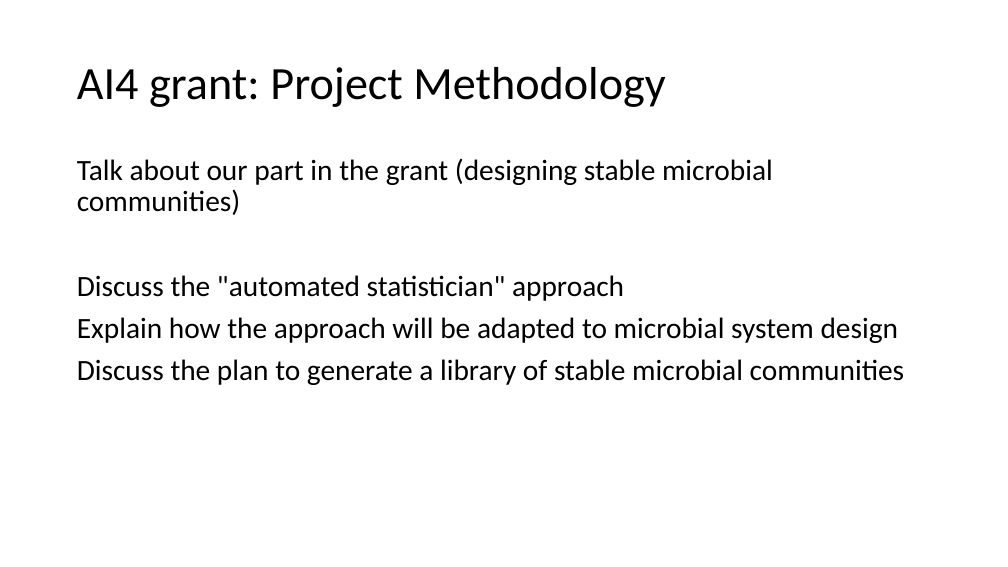
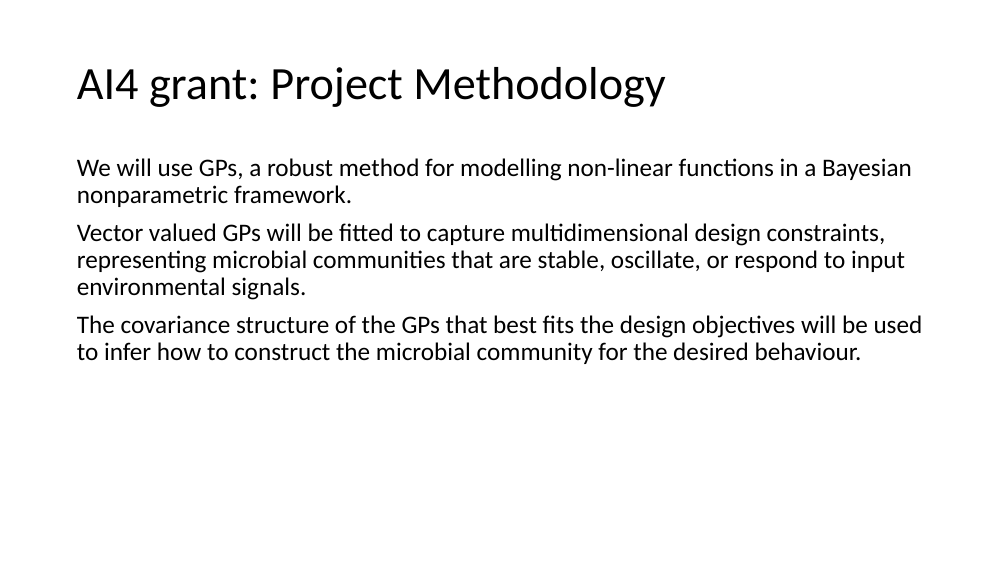
Before and after one commit to Fontanapink/GPs, a slide deck: slide 10 of GPRCommunities.pptx (slide 9 before the commit). Drawn at 1008x567 pixels with LibreOffice and Linux fonts; fonts in the diff are those of the drawing. Boxes give left, top, right and bottom in pixels: in the first picture for what was removed or moved away, otherwise in the second. Text is boxed around its words. In the diff, an @@ line names an element or a change of style, - is before the commit and + after.

```diff
--- a/GPRCommunities.pptx
+++ b/GPRCommunities.pptx
@@ text at [77,158,923,364]: text changed; size 28 to 24 pt @@
-Talk about our part in the grant (designing stable microbial communities)
-Discuss the "automated statistician" approach
-Explain how the approach will be adapted to microbial system design
-Discuss the plan to generate a library of stable microbial communities
+We will use GPs, a robust method for modelling non-linear functions in a Bayesian nonparametric framework.
+Vector valued GPs will be fitted to capture multidimensional design constraints, representing microbial communities that are stable, oscillate, or respond to input environmental signals.
+The covariance structure of the GPs that best fits the design objectives will be used to infer how to construct the microbial community for the desired behaviour.
```
Also in this commit, not shown: 11 other slides changed, 4 slides added, 1 slide removed.
